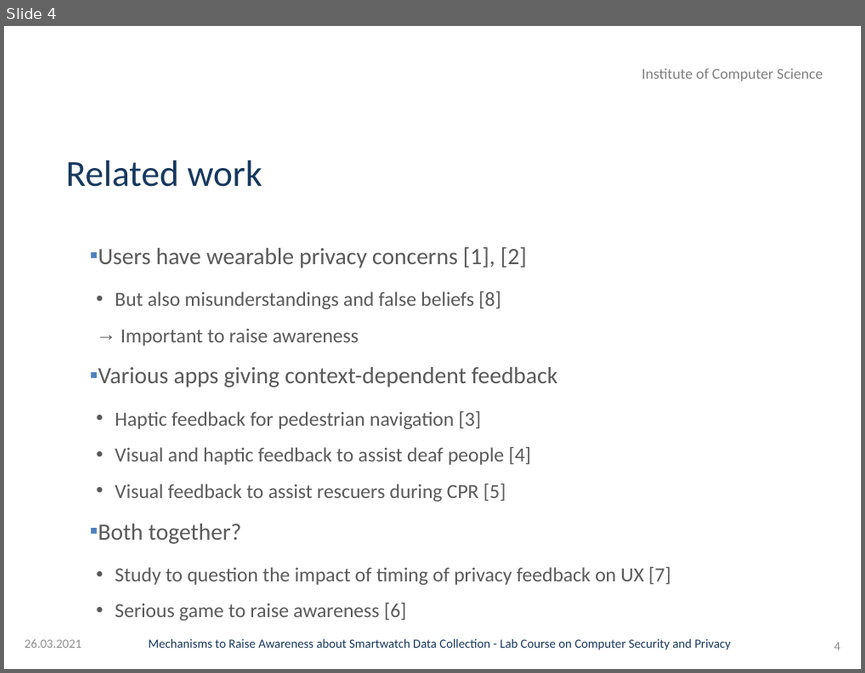
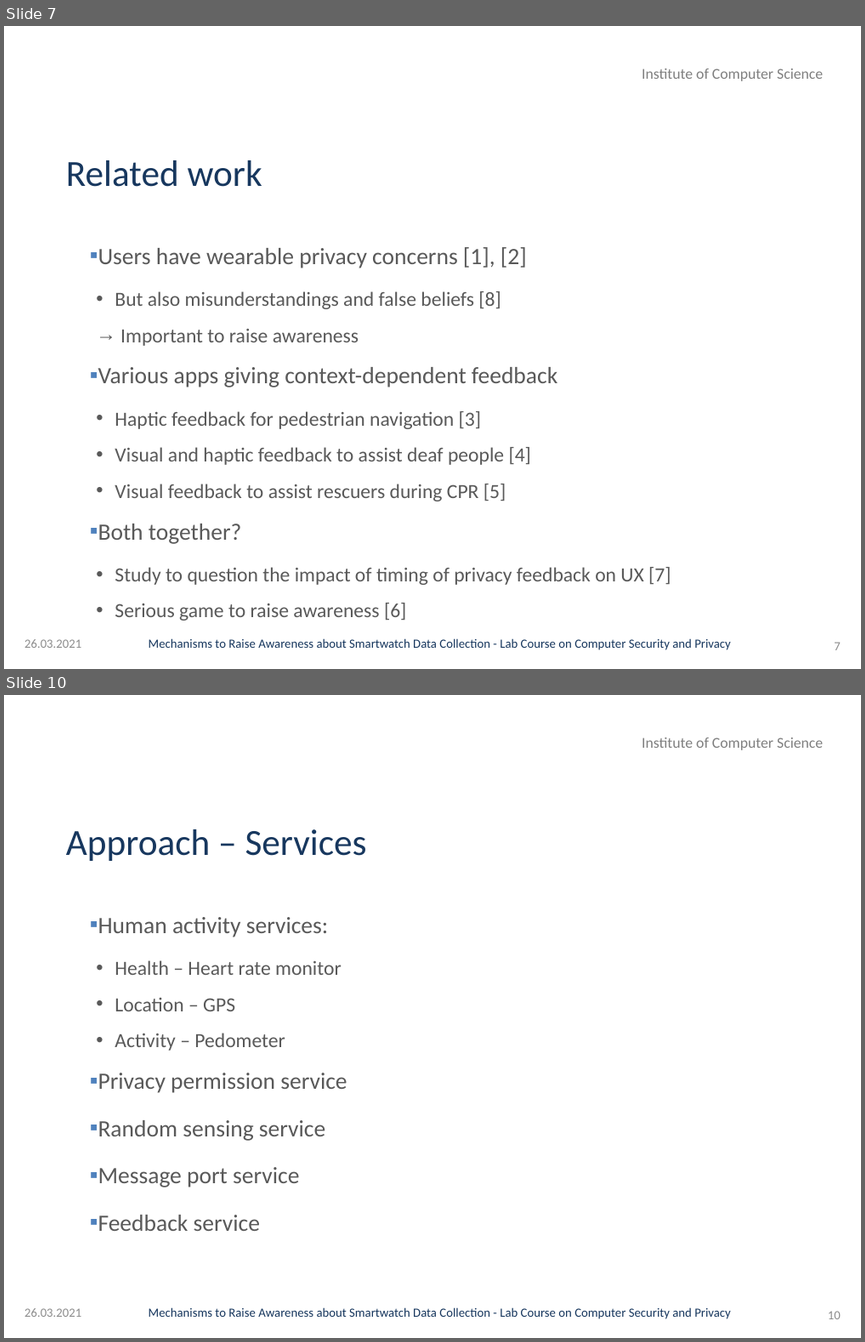
Before and after one commit to GAUG-Contributions/Practical_Course_Computer_Security_and_Privacy, a slide deck: Presentation/Presentation.pptx. Shown one above the other, each under a label of ours: slide 4 before the commit, slides 7 and 10 after it; the slides between them are not shown. The pictures are 865x673 and 865x1342 pixels, drawn with LibreOffice and Linux fonts; fonts in the diff are those of the drawing; background and template pictures are left out. Boxes give left, top, right and bottom in pixels: in the first picture for what was removed or moved away, otherwise in the second. Text is boxed around its words. In the diff, an @@ line names an element or a change of style, - is before the commit and + after.

```diff
--- a/Presentation/Presentation.pptx
+++ b/Presentation/Presentation.pptx
@@ slide 10 added at box(4, 695, 861, 1338), background picture (left out); not listed: 2 template elements that a slide beside it also shows @@
@@ title added at box(66, 829, 367, 861), 44 pt, text #17375E @@
+Approach – Services
@@ text added at box(98, 917, 347, 1231), 28 pt, text #595959 @@
+▪ Human activity services:
+  • Health – Heart rate monitor
+  • Location – GPS
+  • Activity – Pedometer
+▪ Privacy permission service
+▪ Random sensing service
+▪ Message port service
+▪ Feedback service
@@ text added at box(24, 1308, 81, 1316), 15 pt, text #8C8C8C @@
+26.03.2021
@@ page number added at box(828, 1310, 840, 1319), 15 pt, text #8C8C8C @@
+10
@@ what was slide 4 is now slide 7 @@
@@ page number at box(834, 641, 840, 650): text changed @@
-4
+7
```
Also in this commit, not shown: 2 slides changed, 7 other slides added, 2 other files.
